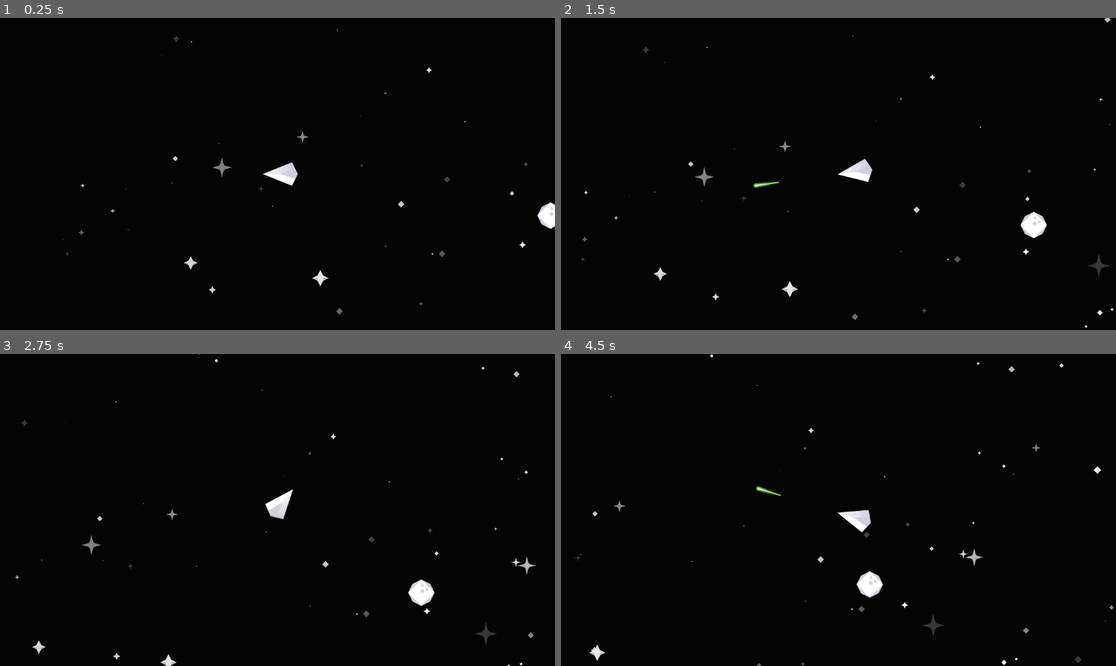
Above: before the commit, frames 1-4 (two rows, left to right).
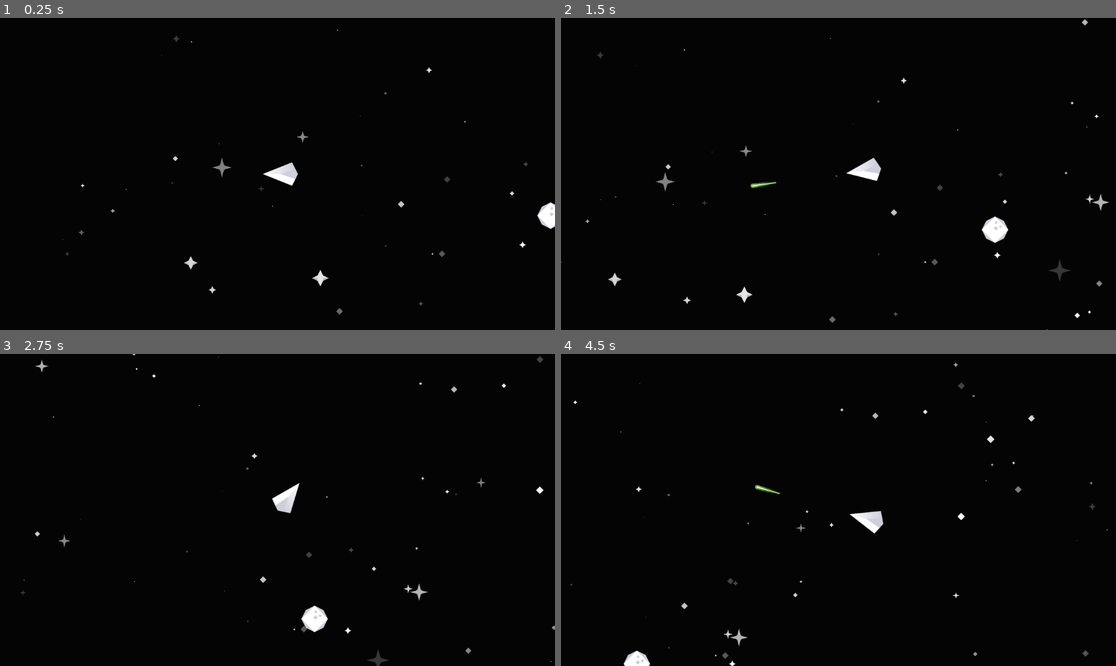
Above: after the commit, the same moments.

Repository: TotalHelix/godot-ship-test-game
Game: Godot game, scene res://Stages/stage.tscn
Same seed, same stepped clock (60 frames per second), same inputs: the game is played once before the commit and once after it.
Inputs (mouse positions are in pixels of both pictures, inside the frame that each line leads up to):
- Up to frame 1 (0.25 s): no input
- Up to frame 2 (1.5 s): move the mouse to (960, 158) at 0.52 s; click (960, 158) at 0.6 s; move the mouse to (727, 189) at 1.27 s; click (727, 189) at 1.35 s
- Up to frame 3 (2.75 s): move the mouse to (333, 441) at 2.02 s; click (333, 441) at 2.1 s
- Up to frame 4 (4.5 s): move the mouse to (810, 572) at 2.77 s; click (810, 572) at 2.85 s; move the mouse to (1005, 556) at 3.52 s; click (1005, 556) at 3.6 s; move the mouse to (672, 463) at 4.27 s; click (672, 463) at 4.35 s

The runs differ from the first frame. In frame 1, less than 0.1% of the frame differs, in the area x 22-59%, y 40-86%; in frame 2, 1.8%, in the area x 0-100%, y 0-100%; in frame 3, 1.7%; in frame 4, 1.7%.

Commit message:
bullets now disappear on their own

Diff:
--- a/Prefabs/asteroid.tscn
+++ b/Prefabs/asteroid.tscn
@@ -10,6 +10,7 @@
 mass = 14.878
 gravity_scale = 0.0
 freeze_mode = 1
+custom_integrator = true
 
 [node name="TileMapLayer" type="TileMapLayer" parent="."]
 position = Vector2(-37, 36)
--- a/Prefabs/bullet_base.tscn
+++ b/Prefabs/bullet_base.tscn
@@ -12,6 +12,8 @@
 script = ExtResource("1_m4f65")
 push_strength = 5000
 bullet_speed = 1835
+despawn_begin = 1
+despawn_length = 1
 
 [node name="CollisionShape2D" type="CollisionShape2D" parent="."]
 position = Vector2(10.5, 0)
--- a/Prefabs/ship_base.tscn
+++ b/Prefabs/ship_base.tscn
@@ -7,9 +7,10 @@
 collision_layer = 4
 collision_mask = 23
 gravity_scale = 0.0
+custom_integrator = true
 linear_damp = 0.25
 script = ExtResource("1_ywpma")
-speed = 500
+speed = 350
 
 [node name="TileMapLayer" type="TileMapLayer" parent="."]
 position = Vector2(-54, -48.7)
--- a/Scripts/Bullet Script.gd
+++ b/Scripts/Bullet Script.gd
@@ -45,8 +45,21 @@
 			self.collision_mask = enemy_mask
 			bullet_sprite.region_rect = enemy_rect
 
+@export_group("Despawn")
+
+## the time in seconds that the bullet begins to disappear.
+@export var despawn_begin: int = 20
+
+## the time in seconds that the bullet will be completely gone after it starts to despawn.
+@export var despawn_length: int = 3
+
+# the timestamp when the script begins. Used to calculate bullet despawn.
+var time_since_start: float = 0
+
 
 func _enter_tree() -> void:
+
+	# set the move direction
 	move_direction = Vector2(cos(self.rotation), sin(self.rotation))
 
 	# adjust the bullet sprite
@@ -56,11 +69,28 @@
 	bullet_sprite.z_index = -1
 	self.add_child(bullet_sprite)
 
+func _process(delta: float) -> void:
+
+	# ###########################
+	# despawn the bullet
+	# ###########################
+
+	# step up the timer
+	time_since_start += delta
+
+	# if we have passed the despawn begin threshold
+	if time_since_start >= despawn_begin:
+		bullet_sprite.modulate.a = 1 - (time_since_start - despawn_begin) / (despawn_length)
+
+		if time_since_start >= despawn_begin + despawn_length:
+			self.queue_free()
+
 func _physics_process(delta: float) -> void:
 	# get the collision info
 	var collision_info = self.move_and_collide(move_direction * delta * bullet_speed + _bullet_push * delta)
 
 	if collision_info:
+		print("hit")
 		var hit: Node2D = collision_info.get_collider()
 
 		# knockback
--- a/Scripts/ship_script.gd
+++ b/Scripts/ship_script.gd
@@ -27,16 +27,18 @@
 		fire_gun = false
 
 func _physics_process(delta: float) -> void:
+	var collision: KinematicCollision2D = self.move_and_collide(self.linear_velocity * delta)
+	if collision: print("hit a thing! ", collision)
+
 	# now push the ship in that direction
 	var direction: Vector2 = Vector2(cos(self.rotation), sin(self.rotation))
-	self.apply_central_force(direction * self.speed)
+	# self.apply_central_force(direction * self.speed)
+	self.linear_velocity += direction * self.speed * delta
 
 	# Look in a direction
 	# for player ships this is the mouse pointer
 	if self.follow_cursor:
 		self.look_at(get_global_mouse_position())
-
-	# now add some drag in the oposite direction as velocity
 
 
 func _process(delta: float) -> void:
@@ -46,7 +48,7 @@
 		time_since_last_shot = 0
 
 		# make a new bullet
-		var new_bullet = bullet_prefab.instantiate()
+		var new_bullet: RigidBody2D = bullet_prefab.instantiate()
 		new_bullet.bullet_type = 1
 		new_bullet.position = self.position
 		new_bullet.rotation = self.rotation
